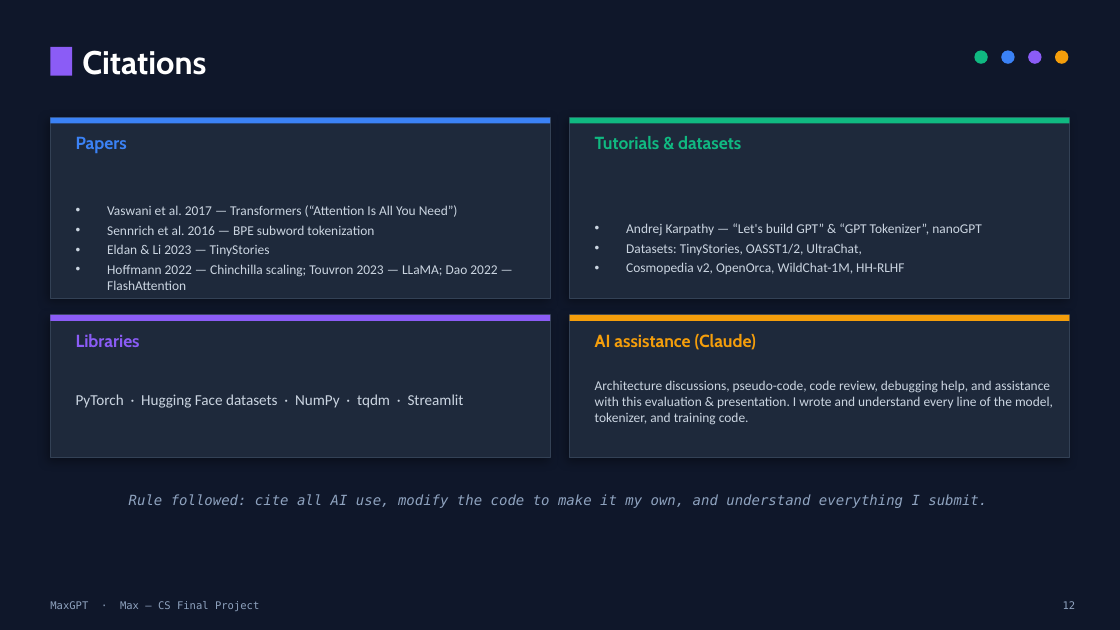
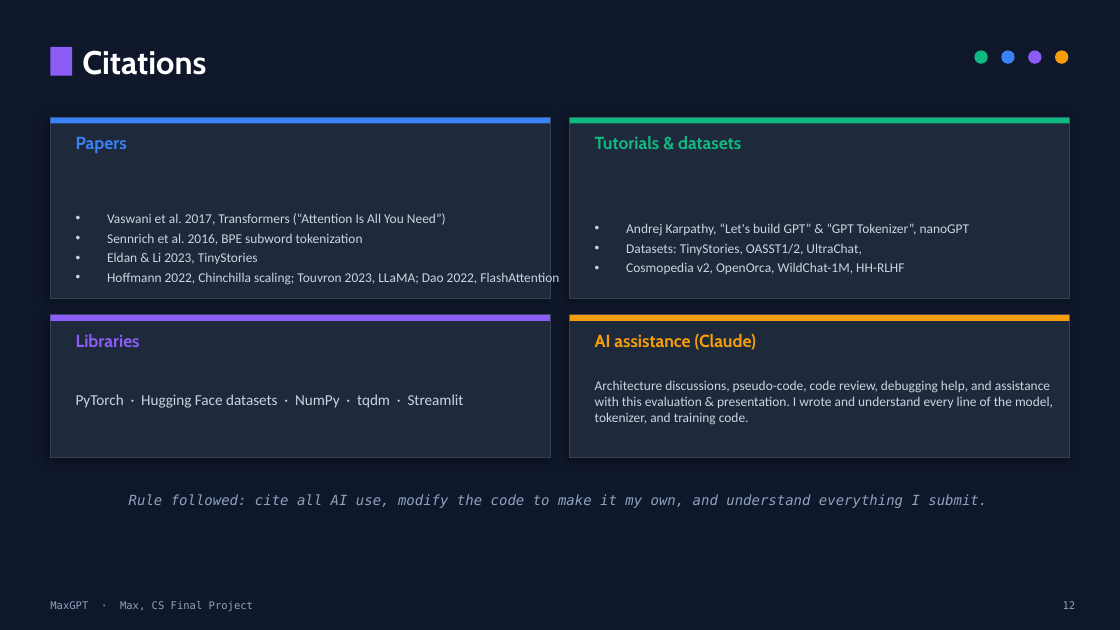
Before and after one commit to MaxwellBrohm/MaxGPT, a slide deck: slide 12 of MaxGPT_Presentation.pptx. Drawn at 1120x630 pixels with LibreOffice and Linux fonts; fonts in the diff are those of the drawing. Boxes give left, top, right and bottom in pixels: in the first picture for what was removed or moved away, otherwise in the second. Text is boxed around its words. In the diff, an @@ line names an element or a change of style, - is before the commit and + after.

```diff
--- a/MaxGPT_Presentation.pptx
+++ b/MaxGPT_Presentation.pptx
@@ text at box(107, 213, 559, 285): text changed @@
-• Vaswani et al. 2017 — Transformers (“Attention Is All You Need”)
-• Sennrich et al. 2016 — BPE subword tokenization
-• Eldan & Li 2023 — TinyStories
-• Hoffmann 2022 — Chinchilla scaling; Touvron 2023 — LLaMA; Dao 2022 — FlashAttention
+• Vaswani et al. 2017, Transformers (“Attention Is All You Need”)
+• Sennrich et al. 2016, BPE subword tokenization
+• Eldan & Li 2023, TinyStories
+• Hoffmann 2022, Chinchilla scaling; Touvron 2023, LLaMA; Dao 2022, FlashAttention
@@ text at box(626, 223, 970, 236): text changed @@
-• Andrej Karpathy — “Let's build GPT” & “GPT Tokenizer”, nanoGPT
+• Andrej Karpathy, “Let's build GPT” & “GPT Tokenizer”, nanoGPT
@@ text at box(50, 601, 253, 611): text changed @@
-MaxGPT · Max — CS Final Project
+MaxGPT · Max, CS Final Project
```
Also in this commit, not shown: 11 other slides changed, 2 other files.
